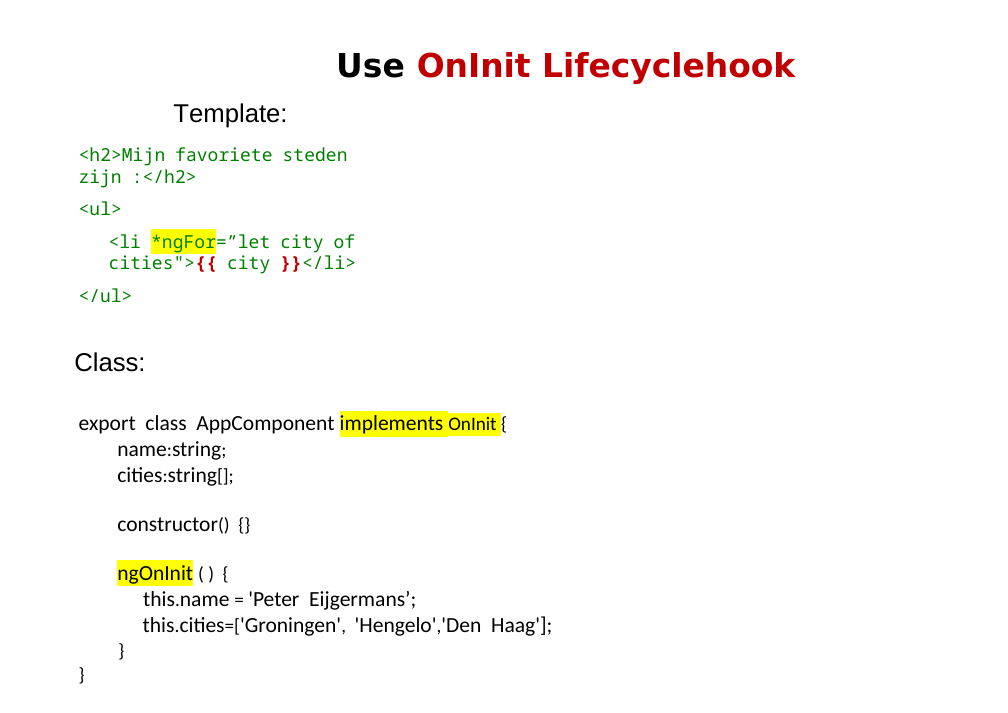
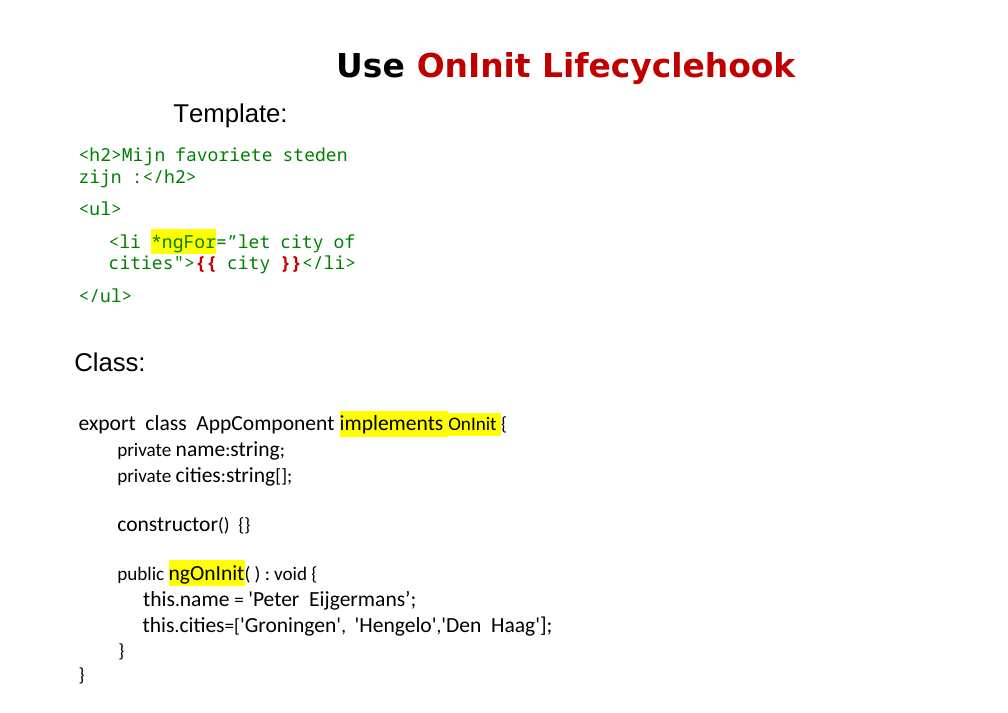
Before and after one commit to petereijgermans11/workshop-angular13, a slide deck: slide 8 of PPT/02- Angular Databinding.pptx. Drawn at 1008x713 pixels with LibreOffice and Linux fonts; fonts in the diff are those of the drawing. Boxes give left, top, right and bottom in pixels: in the first picture for what was removed or moved away, otherwise in the second. Text is boxed around its words. In the diff, an @@ line names an element or a change of style, - is before the commit and + after.

```diff
--- a/PPT/02- Angular Databinding.pptx
+++ b/PPT/02- Angular Databinding.pptx
@@ text at (x1=79, y1=415, x2=552, y2=636): text changed @@
-export class AppComponent implements OnInit {
-name:string;
-cities:string[];
-constructor() {}
-ngOnInit ( ) {
-this.name = 'Peter Eijgermans’;
-this.cities=['Groningen', 'Hengelo','Den Haag'];
-}
+export class AppComponent implements OnInit {
+private name:string;
+private cities:string[];
+constructor() {}
+public ngOnInit( ) : void {
+this.name = 'Peter Eijgermans’;
+this.cities=['Groningen', 'Hengelo','Den Haag'];
+}
```
Also in this commit, not shown: 13 other slides changed, 1 other file.
